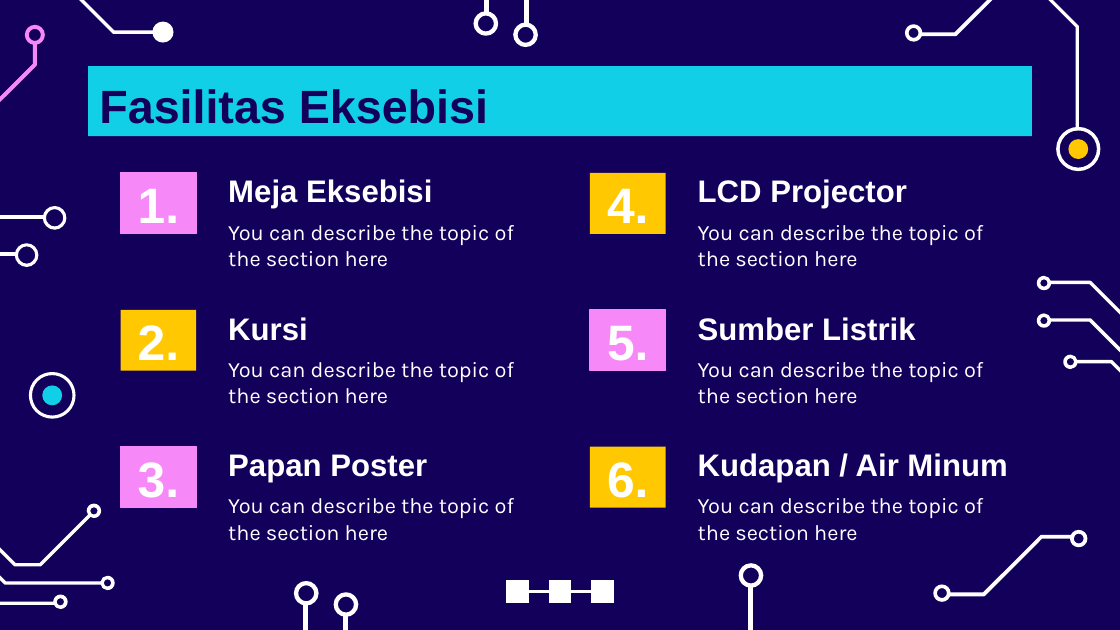
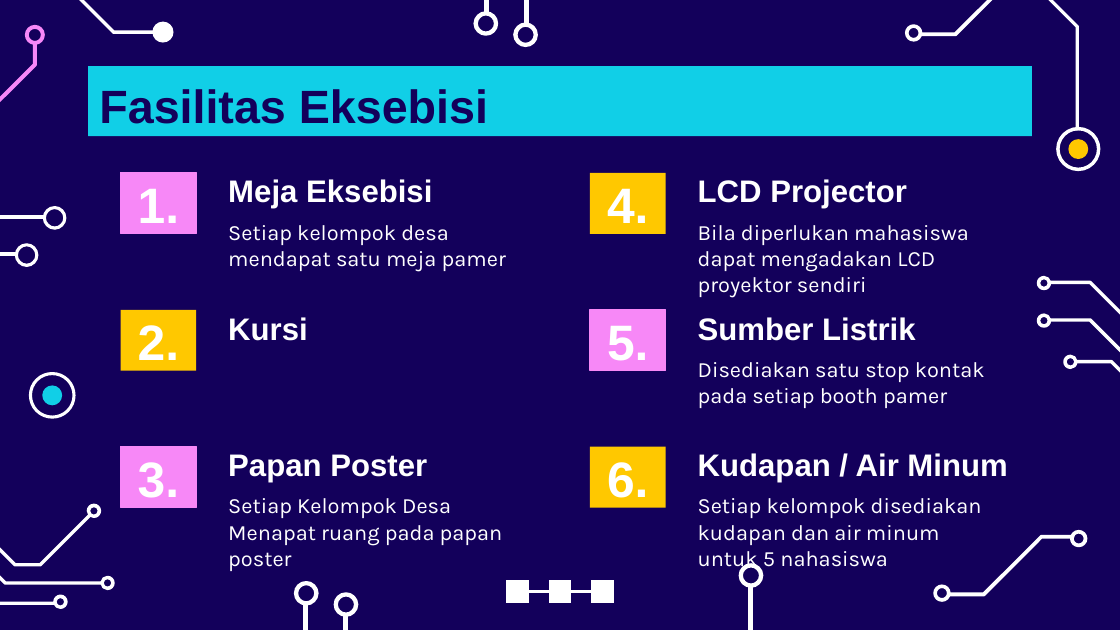
Before and after one commit to chariotofthesun/kkngenap2024, a slide deck: slide 7 of Peeeeeeeeenjk Eksebissii KKN Reg2024.pptx. Drawn at 1120x630 pixels with LibreOffice and Linux fonts; fonts in the diff are those of the drawing. Boxes give left, top, right and bottom in pixels: in the first picture for what was removed or moved away, otherwise in the second. Text is boxed around its words. In the diff, an @@ line names an element or a change of style, - is before the commit and + after.

```diff
--- a/Peeeeeeeeenjk Eksebissii KKN Reg2024.pptx
+++ b/Peeeeeeeeenjk Eksebissii KKN Reg2024.pptx
@@ subtitle at <box>228,225,506,272</box>: text changed @@
-You can describe the topic of the section here
+Setiap kelompok desa mendapat satu meja pamer
@@ subtitle at <box>698,225,969,298</box>: text changed @@
-You can describe the topic of the section here
+Bila diperlukan mahasiswa dapat mengadakan LCD proyektor sendiri
@@ subtitle removed at <box>228,362,514,404</box> @@
-You can describe the topic of the section here
@@ subtitle at <box>698,362,985,408</box>: text changed @@
-You can describe the topic of the section here
+Disediakan satu stop kontak pada setiap booth pamer
@@ subtitle at <box>228,498,503,571</box>: text changed @@
-You can describe the topic of the section here
+Setiap Kelompok Desa Menapat ruang pada papan poster
@@ subtitle at <box>698,498,982,572</box>: text changed @@
-You can describe the topic of the section here
+Setiap kelompok disediakan kudapan dan air minum untuk 5 nahasiswa
```
Also in this commit, not shown: 7 other slides changed.
